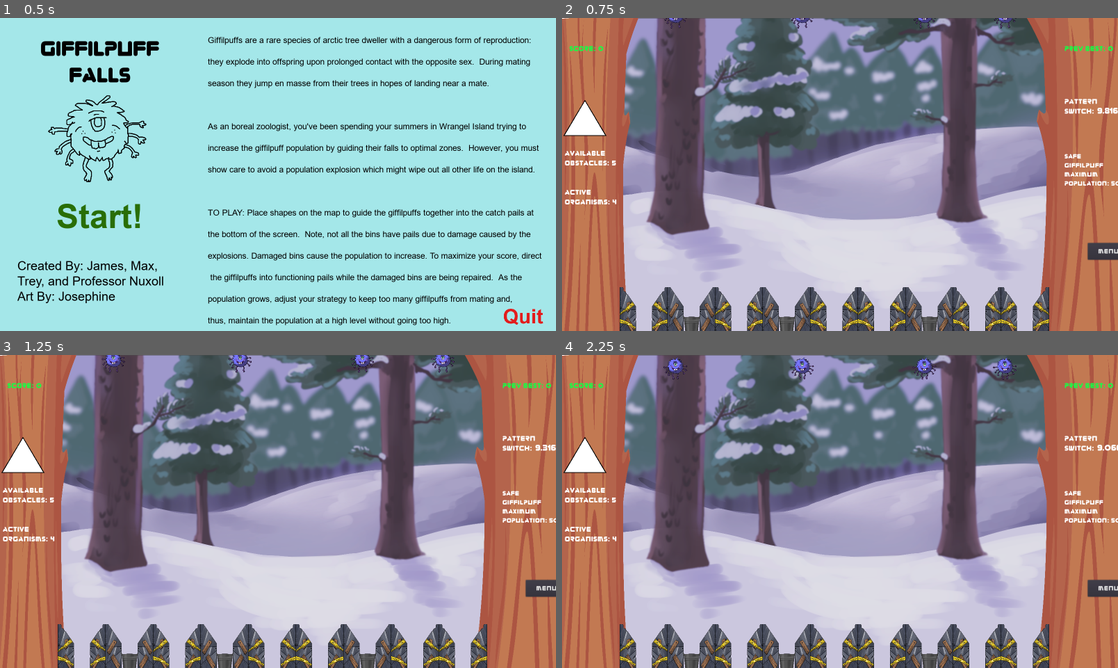
Above: before the commit, frames 1-4 (two rows, left to right).
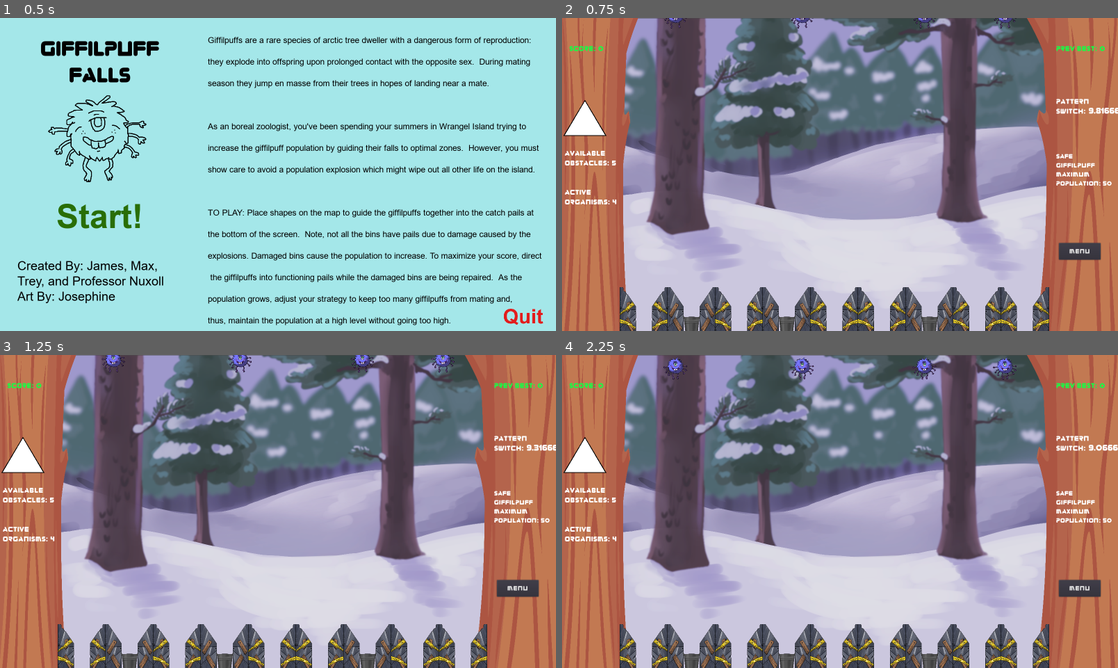
Above: after the commit, the same moments.

Repository: TreyDettmer/UP-Game-Jam-22
Game: Godot game, scene res://Scenes/MainMenu.tscn
Two runs of this game, one before a commit and one after it. Both use one fixed random seed, a clock stepped at 60 frames per second and the inputs below.
Inputs:
- Up to frame 1 (0.5 s): no input
- Up to frame 2 (0.75 s): click "Start!" at 0.5 s
- Up to frame 3 (1.25 s): no input
- Up to frame 4 (2.25 s): click "Menu" at 1.25 s; click "Resume" at 2 s

Frame 1 is identical in both runs. In frame 2, 1.2% of the frame differs, in the area x 0-100%, y 0-88%; in frame 3, 1.2%; in frame 4, 1.2%.

Commit message:
fixed UI going off the edge

Diff:
--- a/Project/Scenes/Main.tscn
+++ b/Project/Scenes/Main.tscn
@@ -73,9 +73,9 @@
 
 [node name="TextureRect" type="TextureRect" parent="Node2D"]
 margin_left = -83.0
-margin_top = -22.0001
+margin_top = -24.0001
 margin_right = 3184.0
-margin_bottom = 7546.0
+margin_bottom = 7544.0
 rect_rotation = 0.5
 rect_scale = Vector2( 0.1, 0.15 )
 mouse_filter = 2
@@ -111,9 +111,9 @@
 autostart = true
 
 [node name="PatternSwitchTimer" type="Label" parent="."]
-margin_left = 1540.0
+margin_left = 1515.0
 margin_top = 235.0
-margin_right = 1612.0
+margin_right = 1587.0
 margin_bottom = 299.0
 custom_fonts/font = SubResource( 6 )
 text = "0"
@@ -194,9 +194,9 @@
 text = "Score: "
 
 [node name="HighScoreLabel" type="Label" parent="UI"]
-margin_left = 1446.0
+margin_left = 1422.0
 margin_top = 75.0
-margin_right = 1638.0
+margin_right = 1614.0
 margin_bottom = 110.0
 custom_colors/font_color = Color( 0.113725, 0.976471, 0.270588, 1 )
 custom_fonts/font = SubResource( 1 )
@@ -213,9 +213,9 @@
 organisms:"
 
 [node name="MaxPop" type="Label" parent="UI"]
-margin_left = 1446.0
+margin_left = 1422.0
 margin_top = 386.0
-margin_right = 1610.0
+margin_right = 1586.0
 margin_bottom = 522.0
 custom_fonts/font = SubResource( 8 )
 text = "Safe Giffilpuff  maximum population:"
@@ -402,9 +402,9 @@
 align = 1
 
 [node name="PatternSwitchLabel" type="Label" parent="UI"]
-margin_left = 1446.0
+margin_left = 1422.0
 margin_top = 227.0
-margin_right = 1566.0
+margin_right = 1542.0
 margin_bottom = 308.0
 custom_fonts/font = SubResource( 4 )
 text = "Pattern
--- a/Project/Scenes/OptionsMenu.tscn
+++ b/Project/Scenes/OptionsMenu.tscn
@@ -52,9 +52,9 @@
 text = "Resume"
 
 [node name="MenuButton" type="Button" parent="."]
-margin_left = 960.0
+margin_left = 877.0
 margin_top = 536.0
-margin_right = 1080.0
+margin_right = 997.0
 margin_bottom = 584.0
 custom_fonts/font = SubResource( 1 )
 text = "Menu"
